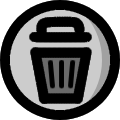
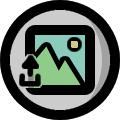
Comparing the layer stacks of the two (120, 120) images. Changes:
added group "BotonSeleccionarImagen" with 10 layers above "BotonGuardar copy" over box(0, 0, 120, 120)
added layer "Capa 29" (1st of 5, in "BotonSeleccionarImagen") (20%) in group "BotonSeleccionarImagen" over box(0, 0, 120, 120)
added layer "Capa 73" in group "BotonSeleccionarImagen" over box(19, 55, 41, 87)
added layer "Capa 71" in group "BotonSeleccionarImagen" over box(29, 37, 87, 93)
added layer "Capa 70" in group "BotonSeleccionarImagen" over box(25, 25, 95, 95)
added layer "Capa 74" (33%) in group "BotonSeleccionarImagen" over box(28, 32, 89, 91)
added layer "Capa 26" (1st of 5, in "BotonSeleccionarImagen") in group "BotonSeleccionarImagen" over box(0, 0, 120, 120)
added layer "Capa 28" (1st of 5, in "BotonSeleccionarImagen") in group "BotonSeleccionarImagen" over box(0, 0, 120, 120)
hid "Capa 29" (2nd of 5, in "BotonEliminar") over box(0, 0, 120, 120)
hid group "ReiniciarButton" (5 layers) over box(0, 0, 120, 120)